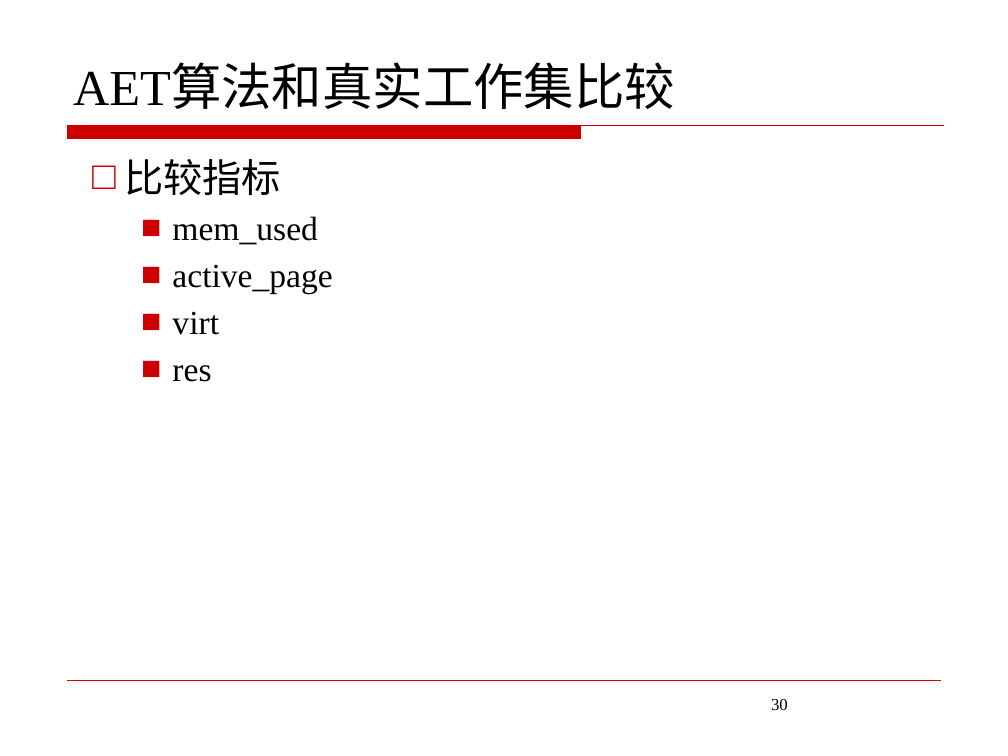
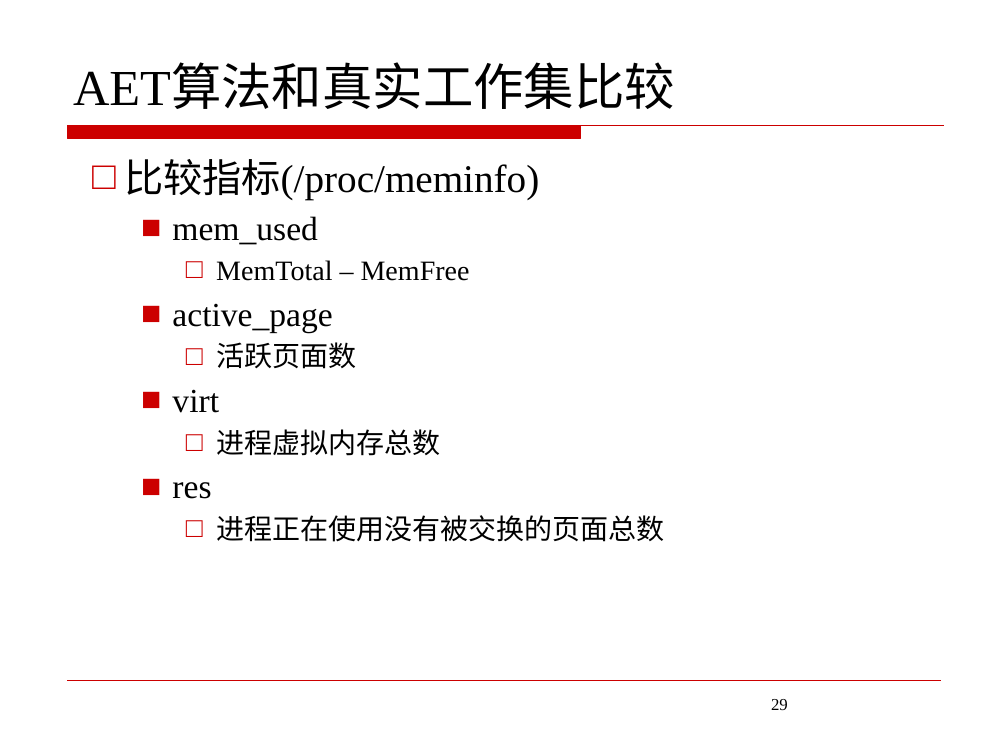
Before and after one commit to JoeHF/aet_data, a slide deck: slide 29 of 答辩/答辩ppt.pptx (slide 30 before the commit). Drawn at 1008x756 pixels with LibreOffice and Linux fonts; fonts in the diff are those of the drawing; background and template pictures are left out. Boxes give left, top, right and bottom in pixels: in the first picture for what was removed or moved away, otherwise in the second. Text is boxed around its words. In the diff, an @@ line names an element or a change of style, - is before the commit and + after.

```diff
--- a/答辩/答辩ppt.pptx
+++ b/答辩/答辩ppt.pptx
@@ text at (124,159,539,201): text changed @@
-□ 比较指标
+□ 比较指标(/proc/meminfo)
@@ text at (216,260,470,281): paragraph added @@
+    □ MemTotal – MemFree
@@ text at (216,342,356,369): paragraph added @@
+    □ 活跃页面数
@@ text at (216,429,440,456): paragraph added @@
+    □ 进程虚拟内存总数
@@ text at (216,515,665,542): paragraph added @@
+    □ 进程正在使用没有被交换的页面总数
@@ page number at (771,699,788,710): text changed @@
-30
+29
```
Also in this commit, not shown: 9 other slides changed, 3 slides added, 7 slides removed, 11 other files.
